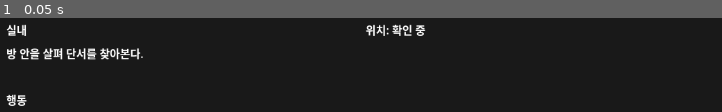
Above: before the commit, frame 1.
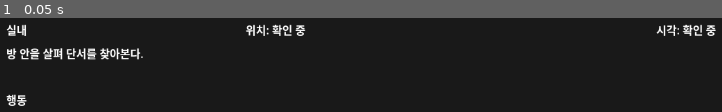
Above: after the commit, the same moment.

Repository: Pupre/apocalypse
Game: Godot game, scene res://scenes/indoor/indoor_mode.tscn
Two runs of this game, one before a commit and one after it. Both use one fixed random seed, a clock stepped at 60 frames per second and the inputs below. This scene is started directly instead of the project's main scene.
Inputs:
- Up to frame 1 (0.05 s): no input

The runs differ from the first frame. In frame 1, 1.6% of the frame differs, in the area x 34-100%, y 6-20%.

Commit message:
feat: show indoor time and action costs

Diff:
--- a/game/scenes/indoor/indoor_mode.tscn
+++ b/game/scenes/indoor/indoor_mode.tscn
@@ -41,6 +41,11 @@
 size_flags_horizontal = 3
 text = "위치: 확인 중"
 
+[node name="TimeLabel" type="Label" parent="Panel/VBox/Header"]
+size_flags_horizontal = 3
+horizontal_alignment = 2
+text = "시각: 확인 중"
+
 [node name="SummaryLabel" type="Label" parent="Panel/VBox"]
 text = "방 안을 살펴 단서를 찾아본다."
 autowrap_mode = 3
--- a/game/scripts/indoor/indoor_director.gd
+++ b/game/scripts/indoor/indoor_director.gd
@@ -73,7 +73,7 @@
 
 
 func get_actions() -> Array[Dictionary]:
-	var actions := _resolver.get_actions(_event_data, _event_state)
+	var actions := _format_action_labels(_resolver.get_actions(_event_data, _event_state))
 	if _is_at_entry_zone():
 		actions.append({
 			"id": "exit_building",
@@ -82,6 +82,13 @@
 		})
 
 	return actions
+
+
+func get_clock_label() -> String:
+	if _run_state == null or _run_state.clock == null or not _run_state.clock.has_method("get_clock_label"):
+		return ""
+
+	return String(_run_state.clock.get_clock_label())
 
 
 func get_sleep_preview() -> Dictionary:
@@ -128,3 +135,21 @@
 
 func _is_at_entry_zone() -> bool:
 	return get_current_zone_id() == _resolver.get_entry_zone_id(_event_data)
+
+
+func _format_action_labels(actions: Array[Dictionary]) -> Array[Dictionary]:
+	var formatted_actions: Array[Dictionary] = []
+	for action in actions:
+		var formatted := action.duplicate(true)
+		formatted["label"] = _format_action_label(formatted)
+		formatted_actions.append(formatted)
+	return formatted_actions
+
+
+func _format_action_label(action: Dictionary) -> String:
+	var base_label := String(action.get("label", action.get("id", "")))
+	var time_cost_minutes := int(action.get("minute_cost", action.get("sleep_minutes", 0)))
+	if time_cost_minutes <= 0:
+		return base_label
+
+	return "%s (%d분)" % [base_label, time_cost_minutes]
--- a/game/scripts/indoor/indoor_mode.gd
+++ b/game/scripts/indoor/indoor_mode.gd
@@ -6,6 +6,7 @@
 var _director: Node = null
 var _title_label: Label = null
 var _location_label: Label = null
+var _time_label: Label = null
 var _summary_label: Label = null
 var _result_label: Label = null
 var _action_buttons: VBoxContainer = null
@@ -46,6 +47,9 @@
 
 	if _location_label != null:
 		_update_location_label()
+
+	if _time_label != null:
+		_update_time_label()
 
 	if _summary_label != null and _director.has_method("get_current_zone_summary"):
 		var summary: String = String(_director.get_current_zone_summary())
@@ -89,6 +93,7 @@
 	_director = get_node_or_null("Director")
 	_title_label = get_node_or_null("Panel/VBox/Header/TitleLabel") as Label
 	_location_label = get_node_or_null("Panel/VBox/Header/LocationLabel") as Label
+	_time_label = get_node_or_null("Panel/VBox/Header/TimeLabel") as Label
 	_summary_label = get_node_or_null("Panel/VBox/SummaryLabel") as Label
 	_result_label = get_node_or_null("Panel/VBox/ResultLabel") as Label
 	_action_buttons = get_node_or_null("Panel/VBox/ActionButtons") as VBoxContainer
@@ -110,3 +115,15 @@
 
 	var zone_label := String(_director.get_current_zone_label())
 	_location_label.text = "위치: %s" % (zone_label if not zone_label.is_empty() else "확인 중")
+
+
+func _update_time_label() -> void:
+	if _time_label == null:
+		return
+
+	if _director == null or not _director.has_method("get_clock_label"):
+		_time_label.text = "시각: 확인 중"
+		return
+
+	var clock_label := String(_director.get_clock_label())
+	_time_label.text = "시각: %s" % (clock_label if not clock_label.is_empty() else "확인 중")
--- a/game/tests/smoke/test_first_playable_loop.gd
+++ b/game/tests/smoke/test_first_playable_loop.gd
@@ -202,6 +202,12 @@
 		return
 	assert_eq(location_label.text, "위치: 정문 진입부", "Indoor mode should begin at the mart entrance zone.")
 
+	var indoor_time_label := indoor_mode.get_node_or_null("Panel/VBox/Header/TimeLabel") as Label
+	if not assert_true(indoor_time_label != null, "Indoor mode should expose a visible time label."):
+		bootstrap.free()
+		return
+	assert_eq(indoor_time_label.text, "시각: 1일차 10:00", "Indoor mode should carry the shared clock into the indoor UI.")
+
 	var summary_label := indoor_mode.get_node_or_null("Panel/VBox/SummaryLabel") as Label
 	if not assert_true(summary_label != null, "Indoor mode should expose a current-zone summary label."):
 		bootstrap.free()
@@ -222,11 +228,15 @@
 		bootstrap.free()
 		return
 	assert_true(
+		_buttons_include_text(action_buttons, "계산대로 이동한다 (30분)"),
+		"The entrance zone should show move actions with their time cost."
+	)
+	assert_true(
 		_buttons_include_text(action_buttons, "건물 밖으로 나간다"),
 		"The entrance zone should expose leaving the building as a contextual action."
 	)
 
-	var move_checkout_button := _find_button_by_text(action_buttons, "계산대로 이동한다")
+	var move_checkout_button := _find_button_by_text(action_buttons, "계산대로 이동한다 (30분)")
 	if not assert_true(move_checkout_button != null, "Indoor mode should expose a movement action into checkout."):
 		bootstrap.free()
 		return
@@ -244,10 +254,11 @@
 	):
 		bootstrap.free()
 		return
+	assert_eq(indoor_time_label.text, "시각: 1일차 10:30", "Indoor mode should update the visible time after moving.")
 	assert_eq(summary_label.text, "계산대 뒤쪽에는 창고로 이어지는 문이 있다.", "Indoor mode should update the summary for the checkout zone.")
 
 	assert_true(
-		_buttons_include_text(action_buttons, "조용히 서랍을 연다"),
+		_buttons_include_text(action_buttons, "조용히 서랍을 연다 (30분)"),
 		"Checkout should expose its local search action."
 	)
 	assert_true(
@@ -255,7 +266,7 @@
 		"Leaving the building should not stay visible away from the entrance."
 	)
 
-	var checkout_search_button := _find_button_by_text(action_buttons, "조용히 서랍을 연다")
+	var checkout_search_button := _find_button_by_text(action_buttons, "조용히 서랍을 연다 (30분)")
 	if not assert_true(checkout_search_button != null, "Checkout search action should be selectable."):
 		bootstrap.free()
 		return
@@ -281,7 +292,7 @@
 	assert_eq(hud_clock_label.text, "1일차 11:00", "The checkout search should advance shared time.")
 	assert_true(result_label.text.find("30분 동안 수색했다.") != -1, "Indoor feedback should describe the spent time.")
 
-	var return_to_entrance_button := _find_button_by_text(action_buttons, "정문 진입부로 이동한다")
+	var return_to_entrance_button := _find_button_by_text(action_buttons, "정문 진입부로 이동한다 (10분)")
 	if not assert_true(return_to_entrance_button != null, "Checkout should allow returning to the entrance zone."):
 		bootstrap.free()
 		return
@@ -293,6 +304,7 @@
 	):
 		bootstrap.free()
 		return
+	assert_eq(indoor_time_label.text, "시각: 1일차 11:10", "Indoor mode should keep the visible time in sync after returning to the entrance.")
 	assert_true(
 		_buttons_include_text(action_buttons, "건물 밖으로 나간다"),
 		"The entrance zone should restore the contextual leave-building action."
--- a/game/tests/unit/test_indoor_mode.gd
+++ b/game/tests/unit/test_indoor_mode.gd
@@ -74,6 +74,16 @@
 		"Indoor mode should show the mart entry zone label after configure."
 	)
 
+	var time_label := indoor_mode.get_node_or_null("Panel/VBox/Header/TimeLabel") as Label
+	if not assert_true(time_label != null, "Indoor mode should expose a TimeLabel for the shared clock."):
+		indoor_mode.free()
+		return
+	assert_eq(
+		time_label.text,
+		"시각: 1일차 08:00",
+		"Indoor mode should show the shared run clock after configure."
+	)
+
 	var summary_label := indoor_mode.get_node_or_null("Panel/VBox/SummaryLabel") as Label
 	if not assert_true(summary_label != null, "Indoor mode should expose a current-zone SummaryLabel."):
 		indoor_mode.free()
@@ -104,6 +114,10 @@
 		indoor_mode.free()
 		return
 	assert_true(
+		_find_button_by_text(action_buttons, "계산대로 이동한다 (30분)") != null,
+		"Indoor mode should show travel time in movement actions."
+	)
+	assert_true(
 		_find_button_by_text(action_buttons, "건물 밖으로 나간다") != null,
 		"Indoor mode should expose leaving the building as a contextual action at the entrance."
 	)
@@ -127,6 +141,15 @@
 		"계산대 뒤쪽에는 창고로 이어지는 문이 있다.",
 		"Indoor mode should update the summary for the current zone after moving."
 	)
+	assert_eq(
+		time_label.text,
+		"시각: 1일차 08:30",
+		"Indoor mode should advance and display time after moving between zones."
+	)
+	assert_true(
+		_find_button_by_text(action_buttons, "조용히 서랍을 연다 (30분)") != null,
+		"Indoor mode should show time cost on local zone actions."
+	)
 	assert_true(
 		_find_button_by_text(action_buttons, "건물 밖으로 나간다") == null,
 		"Indoor mode should hide the leave-building action away from the entrance."
@@ -135,6 +158,11 @@
 	assert_true(
 		director.apply_action("move_mart_entrance"),
 		"Director should allow moving back to the mart entrance."
+	)
+	assert_eq(
+		time_label.text,
+		"시각: 1일차 08:40",
+		"Indoor mode should update the visible time after revisiting a known zone."
 	)
 	assert_true(
 		_find_button_by_text(action_buttons, "건물 밖으로 나간다") != null,
--- a/game/tests/unit/test_survivor_creator.gd
+++ b/game/tests/unit/test_survivor_creator.gd
@@ -168,10 +168,10 @@
 	if not assert_true(action_buttons != null, "Indoor action buttons container should be present."):
 		bootstrap.free()
 		return
-	assert_eq(action_buttons.get_child_count(), 2, "Mart indoor mode should start with two actions.")
-
-	var search_button := action_buttons.get_child(0) as Button
-	if not assert_true(search_button != null, "The first indoor action should be a button."):
+	assert_true(action_buttons.get_child_count() >= 1, "Mart indoor mode should expose at least one indoor action.")
+
+	var search_button := _find_button_by_text(action_buttons, "계산대를 수색한다 (30분)")
+	if not assert_true(search_button != null, "Mart indoor mode should expose the timed counter-search action."):
 		bootstrap.free()
 		return
 
@@ -185,7 +185,7 @@
 			action_buttons,
 			"1일차 08:30",
 			expected_feedback,
-			1
+			4
 		),
 		"Timed out waiting for the indoor action result to settle."
 	):
@@ -194,7 +194,10 @@
 
 	assert_eq(hud_clock_label.text, "1일차 08:30", "Pressing the indoor action should advance the HUD clock.")
 	assert_true(result_label.text.find(expected_feedback) != -1, "Pressing the indoor action should refresh the result feedback.")
-	assert_eq(action_buttons.get_child_count(), 1, "The one-shot search action should be removed after use.")
+	assert_true(
+		_find_button_by_text(action_buttons, "계산대를 수색한다 (30분)") == null,
+		"The one-shot search action should be removed after use."
+	)
 
 	bootstrap.free()
 	bootstrap = null
@@ -248,6 +251,18 @@
 	)
 
 
+func _find_button_by_text(container: VBoxContainer, expected_text: String) -> Button:
+	if container == null:
+		return null
+
+	for child in container.get_children():
+		var button := child as Button
+		if button != null and button.text == expected_text:
+			return button
+
+	return null
+
+
 func _has_transition_completed(run_shell: Node, expected_mode_name: String) -> bool:
 	if run_shell == null:
 		return false
